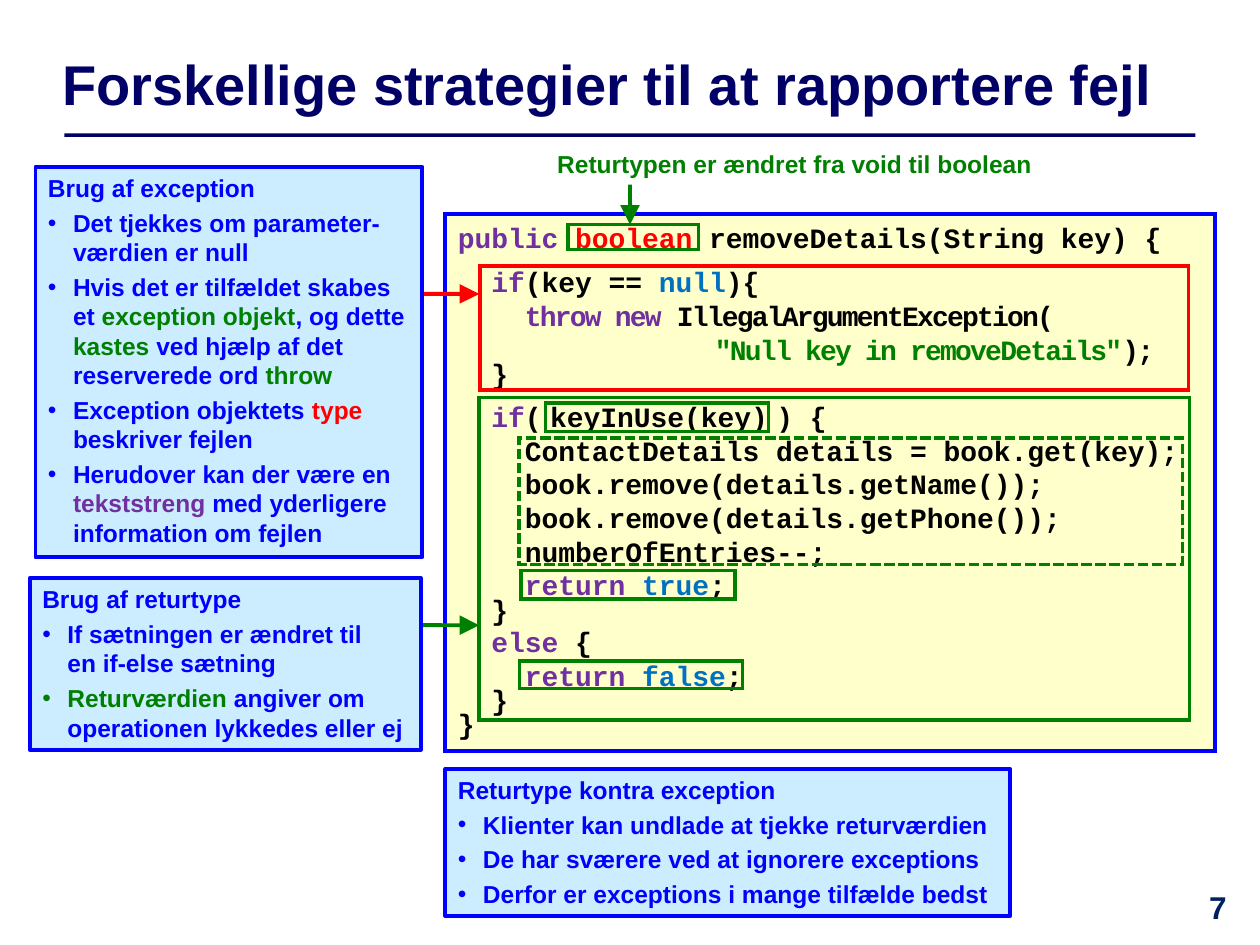
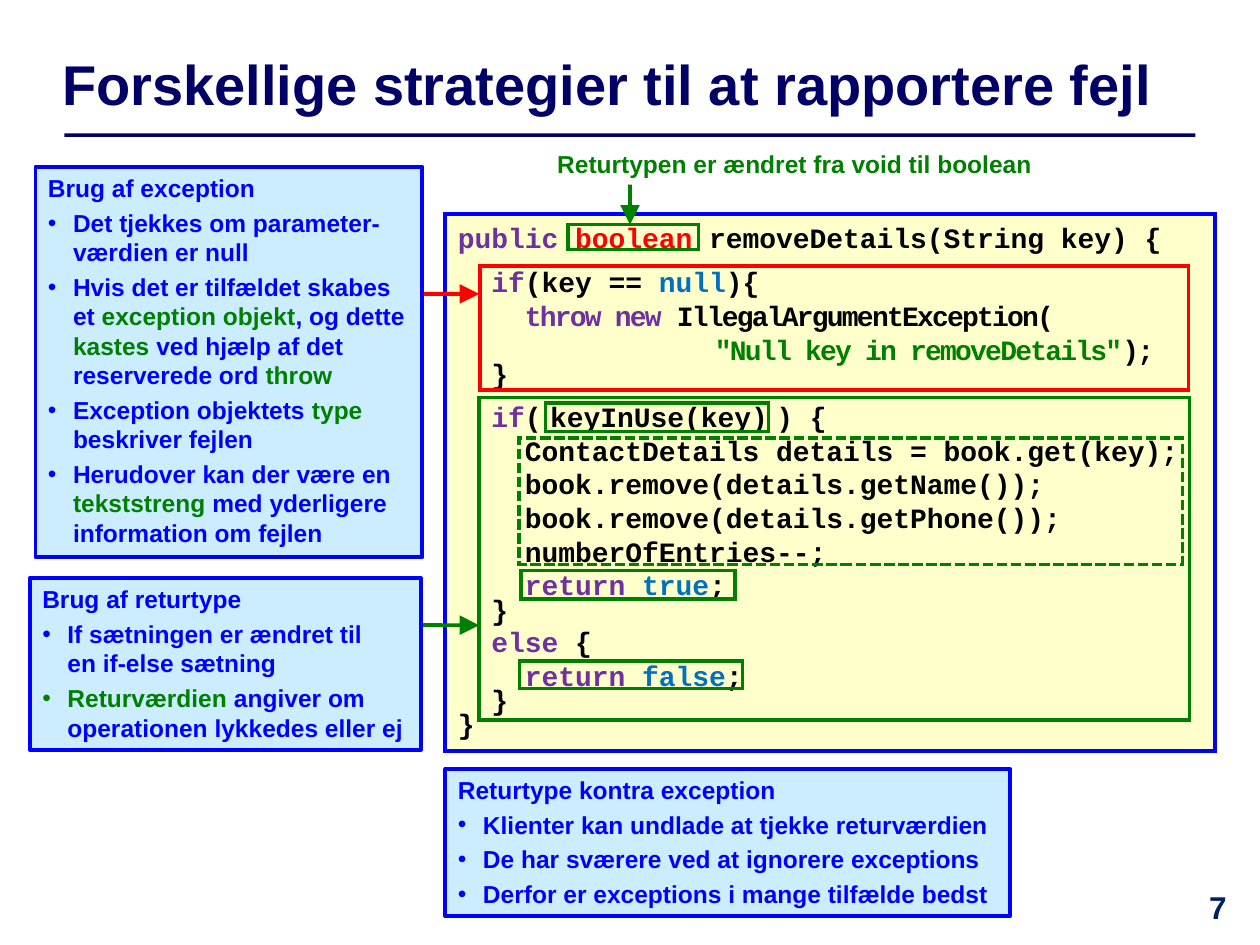
Before and after one commit to IntProgAU/Materiale, a slide deck: slide 7 of web/e22/uge_14/Slides-Uge14.pptx. Drawn at 1260x945 pixels with LibreOffice and Linux fonts; fonts in the diff are those of the drawing. Boxes give left, top, right and bottom in pixels: in the first picture for what was removed or moved away, otherwise in the second. Text is boxed around its words. In the diff, an @@ line names an element or a change of style, - is before the commit and + after.

```diff
--- a/web/e22/uge_14/Slides-Uge14.pptx
+++ b/web/e22/uge_14/Slides-Uge14.pptx
@@ text in rectangle at (x1=73, y1=401, x2=391, y2=547): text colour #FF0000 to #008000 in "type"; text colour #7030A0 to #008000 in "tekststreng" @@
```
Also in this commit, not shown: 8 other slides changed, 1 other file.
